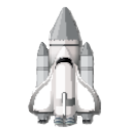
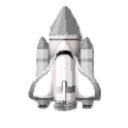
Layers edited between the first and the second w=128, h=128 image:
painted on "Pasted Layer" over (x1=27, y1=5, x2=102, y2=128)
